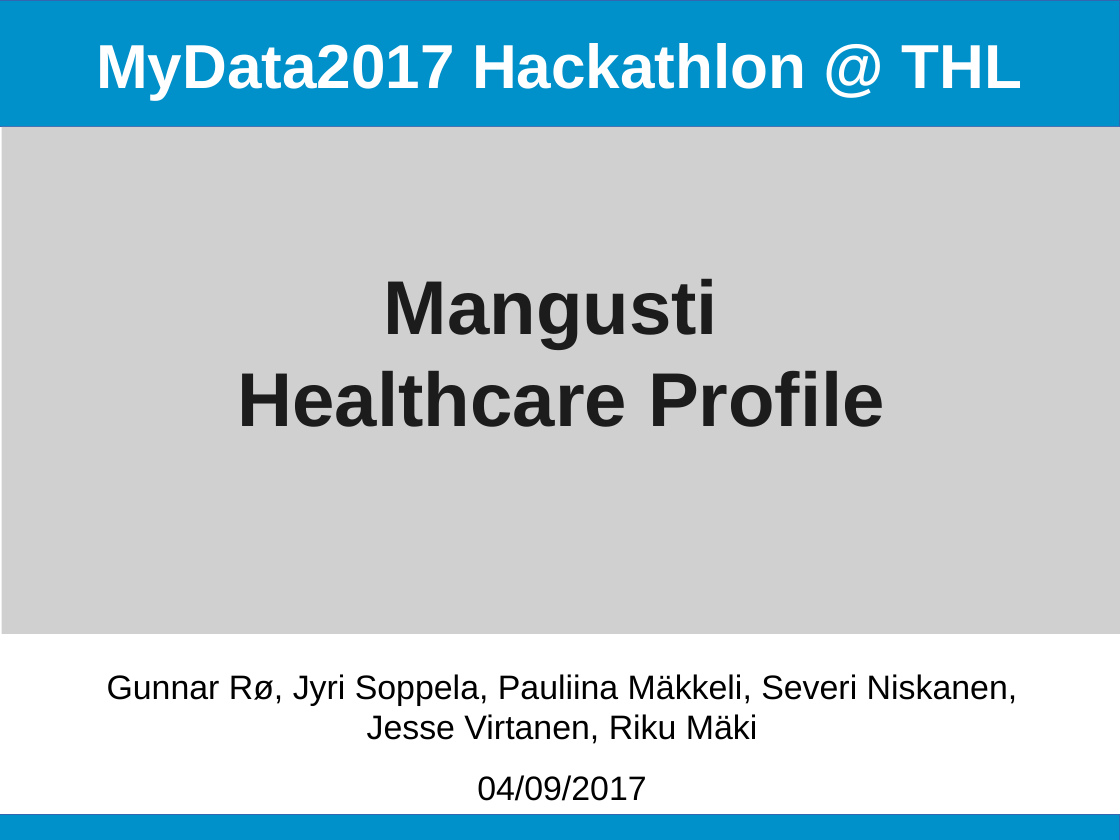
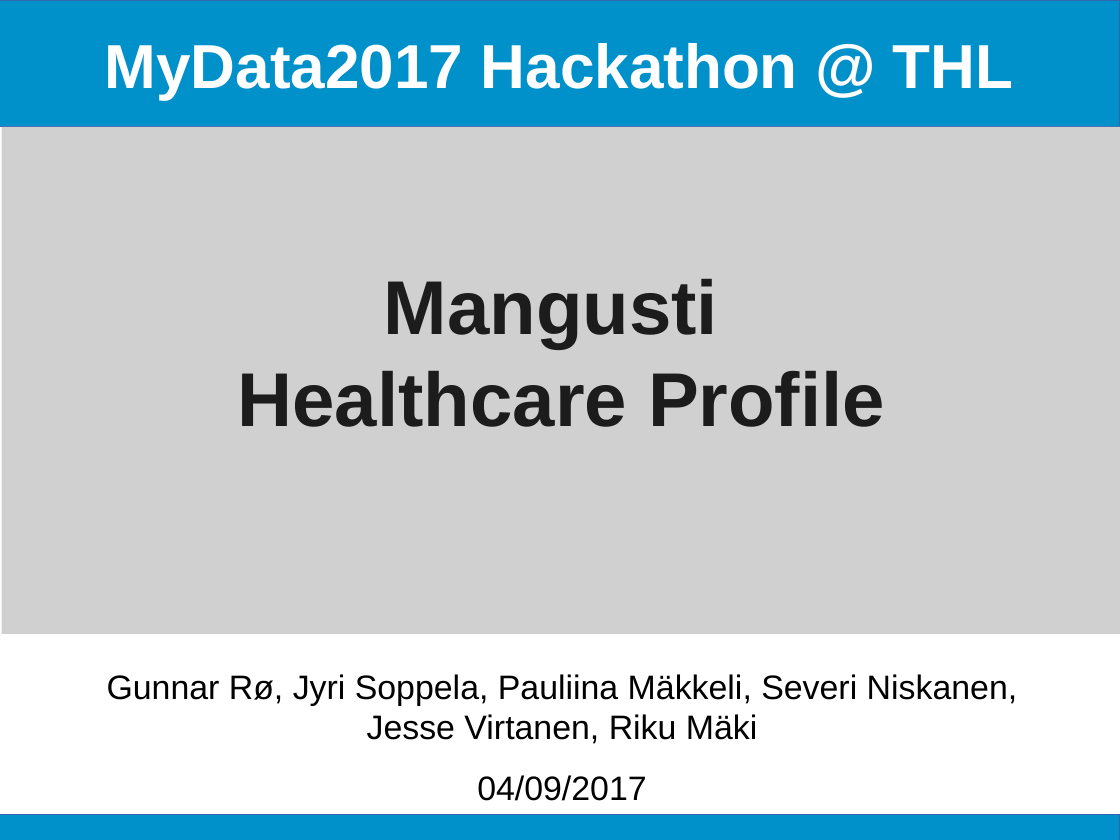
Before and after one commit to Gulfa/mydata_hackathon, a slide deck: slide 1 of Slides.odp. Drawn at 1120x840 pixels with LibreOffice and Linux fonts; fonts in the diff are those of the drawing; grey boxes stand for pictures. Boxes give left, top, right and bottom in pixels: in the first picture for what was removed or moved away, otherwise in the second. Text is boxed around its words. In the diff, an @@ line names an element or a change of style, - is before the commit and + after.

```diff
--- a/Slides.odp
+++ b/Slides.odp
@@ title at <box>105,43,1014,99</box>: text changed @@
-MyData2017 Hackathlon @ THL
+MyData2017 Hackathon @ THL
```
Also in this commit, not shown: 5 other slides changed, 1 slide added.
